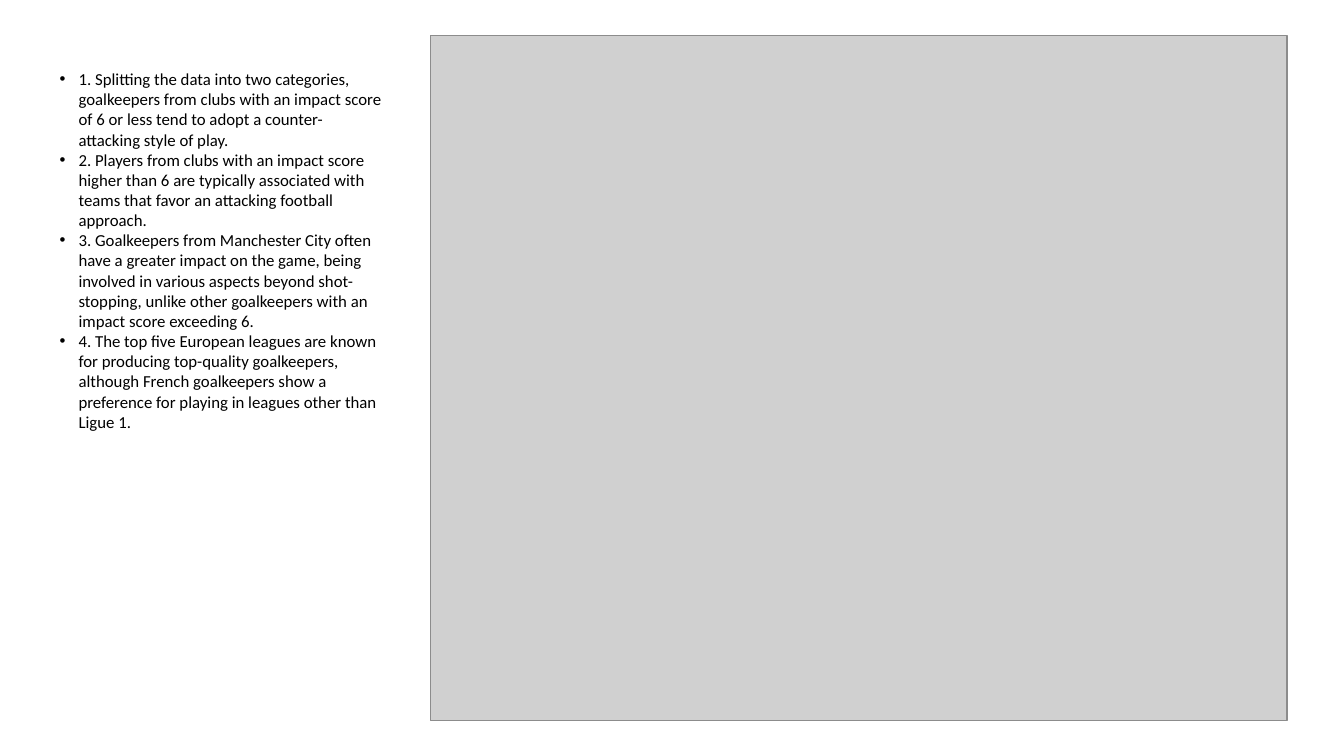
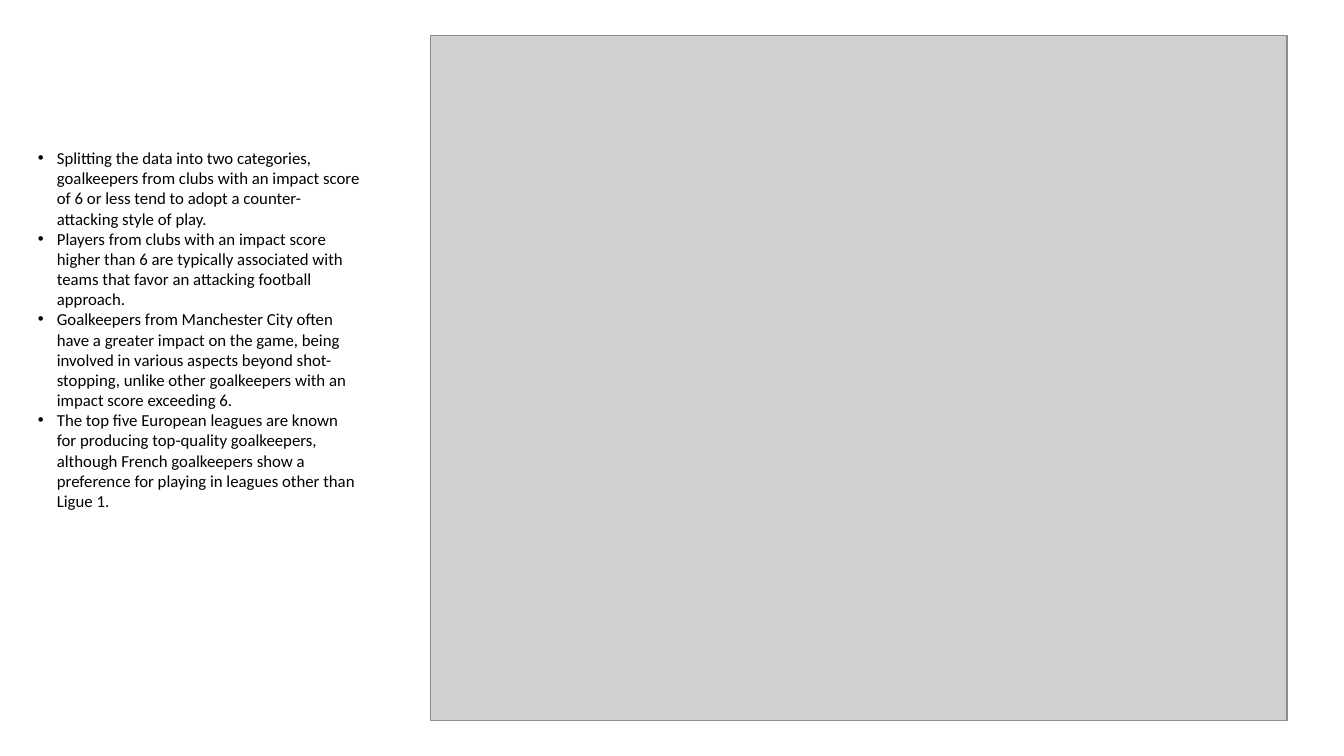
Before and after one commit to Palash0307/Football-Project, a slide deck: slide 6 of Dashboard/FootballStyle.pptx. Drawn at 1344x756 pixels with LibreOffice and Linux fonts; fonts in the diff are those of the drawing; grey boxes stand for pictures. Boxes give left, top, right and bottom in pixels: in the first picture for what was removed or moved away, otherwise in the second. Text is boxed around its words. In the diff, an @@ line names an element or a change of style, - is before the commit and + after.

```diff
--- a/Dashboard/FootballStyle.pptx
+++ b/Dashboard/FootballStyle.pptx
@@ text at (x1=57, y1=152, x2=359, y2=510): text changed @@
-• 1. Splitting the data into two categories, goalkeepers from clubs with an impact score of 6 or less tend to adopt a counter-attacking style of play.
-• 2. Players from clubs with an impact score higher than 6 are typically associated with teams that favor an attacking football approach.
-• 3. Goalkeepers from Manchester City often have a greater impact on the game, being involved in various aspects beyond shot-stopping, unlike other goalkeepers with an impact score exceeding 6.
-• 4. The top five European leagues are known for producing top-quality goalkeepers, although French goalkeepers show a preference for playing in leagues other than Ligue 1.
+• Splitting the data into two categories, goalkeepers from clubs with an impact score of 6 or less tend to adopt a counter-attacking style of play.
+• Players from clubs with an impact score higher than 6 are typically associated with teams that favor an attacking football approach.
+• Goalkeepers from Manchester City often have a greater impact on the game, being involved in various aspects beyond shot-stopping, unlike other goalkeepers with an impact score exceeding 6.
+• The top five European leagues are known for producing top-quality goalkeepers, although French goalkeepers show a preference for playing in leagues other than Ligue 1.
```
Also in this commit, not shown: 3 other slides changed.
